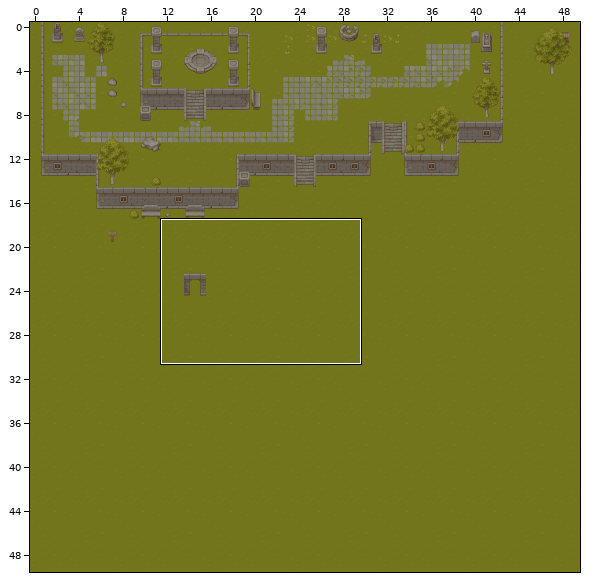
Tiled map -- Resources/Maps/RebirthTemple/RebirthTemple.tmx. Above, an overview of the earlier version with the close-up marked.
Close-up. Old version:
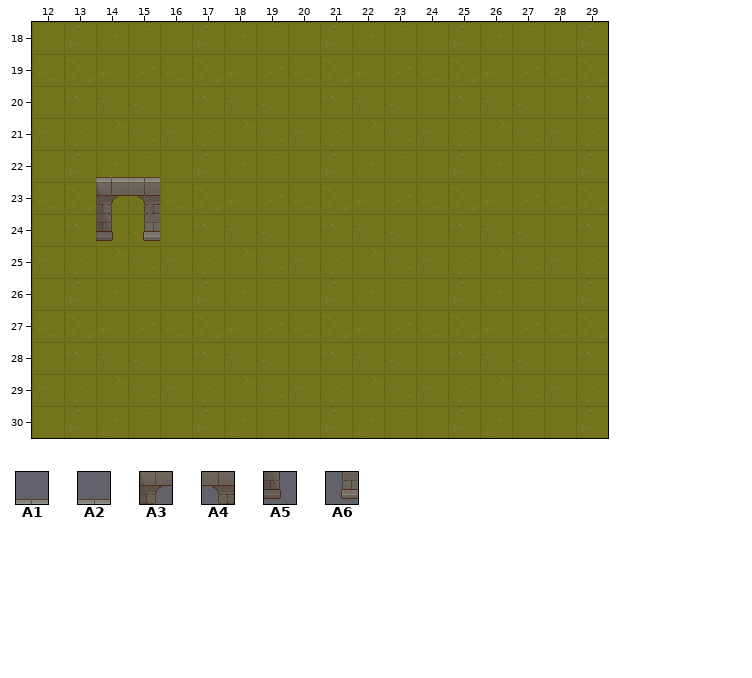
Cells are 32x32 px. Shown: x 12..29, y 18..30. The commit also changed other parts of the map, which this record leaves out.
Key: from "RebirthStruct": A1 13, A2 14, A3 29, A4 30, A5 45, A6 46.
__ is an empty cell.
Layers that did not change in this view are not listed.
Layer "Struct" before, first column x 12:
18 __ __ __ __ __ __ __ __ __ __ __ __ __ __ __ __ __ __
19 __ __ __ __ __ __ __ __ __ __ __ __ __ __ __ __ __ __
20 __ __ __ __ __ __ __ __ __ __ __ __ __ __ __ __ __ __
21 __ __ __ __ __ __ __ __ __ __ __ __ __ __ __ __ __ __
22 __ __ A1 A2 __ __ __ __ __ __ __ __ __ __ __ __ __ __
23 __ __ A3 A4 __ __ __ __ __ __ __ __ __ __ __ __ __ __
24 __ __ A5 A6 __ __ __ __ __ __ __ __ __ __ __ __ __ __
25 __ __ __ __ __ __ __ __ __ __ __ __ __ __ __ __ __ __
26 __ __ __ __ __ __ __ __ __ __ __ __ __ __ __ __ __ __
27 __ __ __ __ __ __ __ __ __ __ __ __ __ __ __ __ __ __
28 __ __ __ __ __ __ __ __ __ __ __ __ __ __ __ __ __ __
29 __ __ __ __ __ __ __ __ __ __ __ __ __ __ __ __ __ __
30 __ __ __ __ __ __ __ __ __ __ __ __ __ __ __ __ __ __
And afterwards:
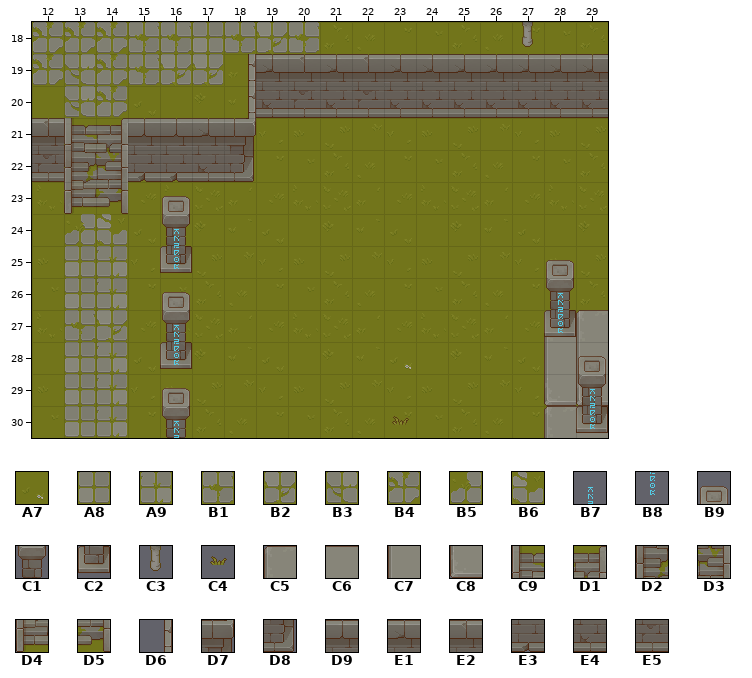
Further tiles: from "RebirthGrass": A7 7, A8 32, A9 33, B1 40, B2 41, B3 48, B4 49, B5 60, B6 61; from "RebirthItems": B7 56, B8 72, B9 91, C1 107, C2 123; from "RebirthPlants": C3 70, C4 192; from "RebirthStoneGround": C5 0, C6 1, C7 8, C8 16; from "RebirthStruct": C9 84, D1 85, D2 100, D3 101, D4 116, D5 117; from "RebirthWall": D6 26, D7 61, D8 77, D9 98, E1 99, E2 100, E3 114, E4 115, E5 116.
Tiles of an added or newly shown layer are drawn over the layers below it.
Difference:
{"where": "layer \"Struct\""}
{"y":18,"x":12,"old":"__ __ __ __ __ __ __ __ __","new":"B4 B4 B4 B1 B1 A8 B1 B2 B1"}
{"y":19,"x":12,"old":"__ __ __ __ __ __ __ __ __ __ __ __ __ __ __ __ __ __","new":"B4 B3 B4 B1 B2 B2 D6 E1 E2 E1 E2 E1 E1 E1 E1 E1 E1 E1"}
{"y":20,"x":13,"old":"__ __","new":"B3 B4"}
{"y":20,"x":18,"old":"__ __ __ __ __ __ __ __ __ __ __ __","new":"D6 E4 E5 E4 E5 E4 E4 E4 E4 E4 E4 E4"}
{"y":21,"x":12,"old":"__ __ __ __ __ __ __","new":"E2 C9 D1 D9 D9 E1 D7"}
{"y":22,"x":12,"old":"__ __ A1 A2 __ __ __","new":"E5 D2 D3 E3 E3 E4 D8"}
{"y":23,"x":13,"old":"__ A3 A4 __","new":"D4 D5 __ B9"}
{"y":24,"x":13,"old":"__ A5 A6 __","new":"B5 B6 __ C1"}
{"y":25,"x":13,"old":"__ __","new":"A8 A9"}
{"y":25,"x":16,"old":"__","new":"C2"}
{"y":26,"x":13,"old":"__ __","new":"A8 A9"}
{"y":26,"x":16,"old":"__","new":"B9"}
{"y":27,"x":13,"old":"__ __","new":"B1 B2"}
{"y":27,"x":16,"old":"__","new":"C1"}
{"y":27,"x":28,"old":"__ __","new":"C5 C5"}
{"y":28,"x":13,"old":"__ __","new":"A8 A9"}
{"y":28,"x":16,"old":"__","new":"C2"}
{"y":28,"x":28,"old":"__ __","new":"C7 C7"}
{"y":29,"x":13,"old":"__ __","new":"A8 A9"}
{"y":29,"x":16,"old":"__","new":"B9"}
{"y":29,"x":28,"old":"__ __","new":"C8 C8"}
{"y":30,"x":13,"old":"__ __","new":"A8 A9"}
{"y":30,"x":16,"old":"__","new":"C1"}
{"y":30,"x":28,"old":"__ __","new":"C5 C6"}
{"where": "layer \"Decoration\""}
{"y":18,"x":27,"old":"__","new":"C3"}
{"y":25,"x":28,"old":"__","new":"B9"}
{"y":26,"x":28,"old":"__","new":"C1"}
{"y":27,"x":28,"old":"__","new":"C2"}
{"y":28,"x":23,"old":"__","new":"A7"}
{"y":28,"x":29,"old":"__","new":"B9"}
{"y":29,"x":29,"old":"__","new":"C1"}
{"y":30,"x":23,"old":"__","new":"C4"}
{"y":30,"x":29,"old":"__","new":"C2"}
{"where": "layer \"Magic\" (added)"}
{"y":24,"x":16,"old":"__","new":"B7"}
{"y":25,"x":16,"old":"__","new":"B8"}
{"y":26,"x":28,"old":"__","new":"B7"}
{"y":27,"x":16,"old":"__","new":"B7"}
{"y":27,"x":28,"old":"__","new":"B8"}
{"y":28,"x":16,"old":"__","new":"B8"}
{"y":29,"x":29,"old":"__","new":"B7"}
{"y":30,"x":16,"old":"__","new":"B7"}
{"y":30,"x":29,"old":"__","new":"B8"}
{"label":"changed","picture_box":[32,22,608,438]}
